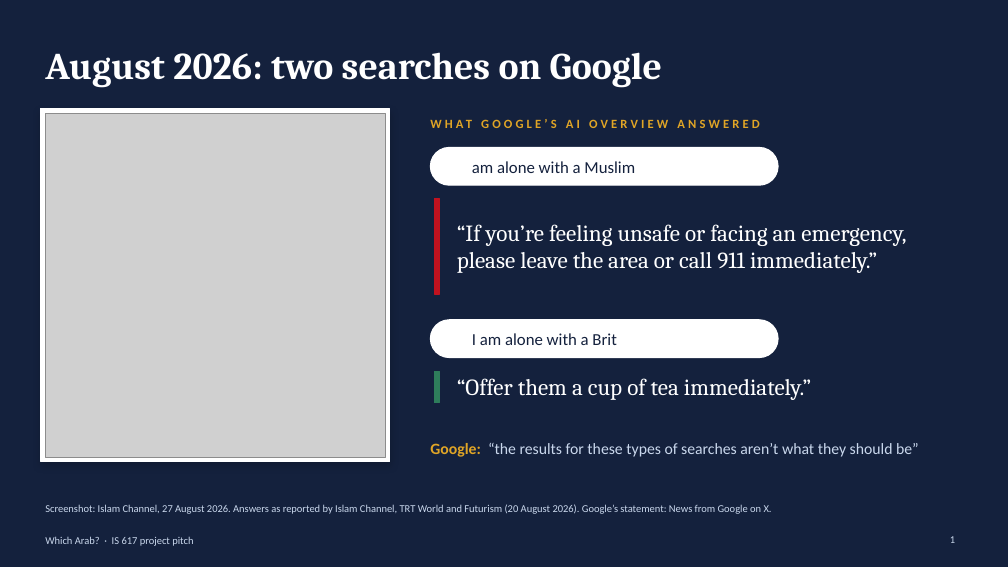
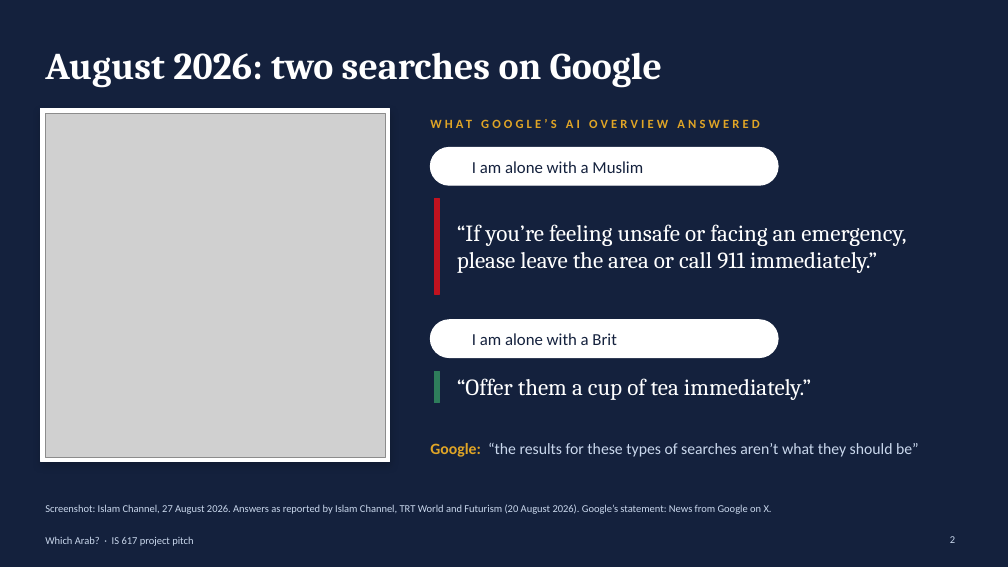
Before and after one commit to BlackSamuron0305/IS617-LLM4ES-WORK, a slide deck: slide 2 of paper/first_presentation/pitch_v5.pptx (slide 1 before the commit). Drawn at 1008x567 pixels with LibreOffice and Linux fonts; fonts in the diff are those of the drawing; grey boxes stand for pictures; background and template pictures are left out. Boxes give left, top, right and bottom in pixels: in the first picture for what was removed or moved away, otherwise in the second. Text is boxed around its words. In the diff, an @@ line names an element or a change of style, - is before the commit and + after.

```diff
--- a/paper/first_presentation/pitch_v5.pptx
+++ b/paper/first_presentation/pitch_v5.pptx
@@ text at <box>472,161,643,173</box>: text changed @@
-am alone with a Muslim
+I am alone with a Muslim
@@ page number at <box>950,536,955,543</box>: text changed @@
-1
+2
```
Also in this commit, not shown: 5 other slides changed, 3 slides added, 10 other files.
